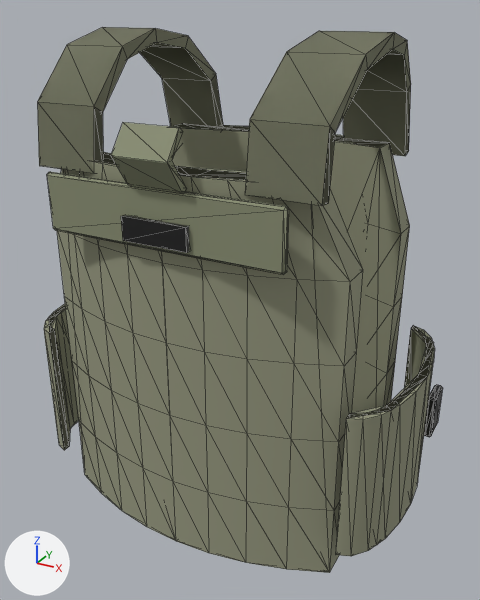
The glTF model assets/models/items/vest.glb, before and after one commit.
The view is the same before and after, from a 50 mm camera at (0.295, -0.516, 0.245) aimed at (0.011, 0.0, -0.012). The axes (+X, +Y, +Z) are drawn at lower left. The lights are the same throughout. The picture after the commit comes second. Mesh edges are drawn as thin lines. Vertices at exactly the same position are counted once.

Script lines for the objects in view, before the commit:
```python
me_vest = bpy.data.meshes.new('vest')
me_vest.from_pydata(...)  # 516 vertices, 964 faces; spans x -0.196..0.196, y -0.148..0.115, z -0.31..0.148
# faces by material slot: [696, 156, 112]
me_vest.materials.append(mat_canvas)  # yellow #95977e
me_vest.materials.append(mat_olive)  # greyish green #898e73
me_vest.materials.append(mat_black)  # black #2c2c2c
me_vest_lod1 = bpy.data.meshes.new('vest_lod1')
me_vest_lod1.from_pydata(...)  # 120 vertices, 216 faces; spans x -0.194..0.194, y -0.125..0.104, z -0.31..0.148
me_vest_lod1.materials.append(mat_canvas)  # yellow #95977e
ob_vest = bpy.data.objects.new('vest', me_vest)
ob_vest.location = (0.0, 0.017, 0.081)
ob_vest_lod1 = bpy.data.objects.new('vest_lod1', me_vest_lod1)
ob_vest_lod1.location = (0.0, 0.017, 0.081)
```
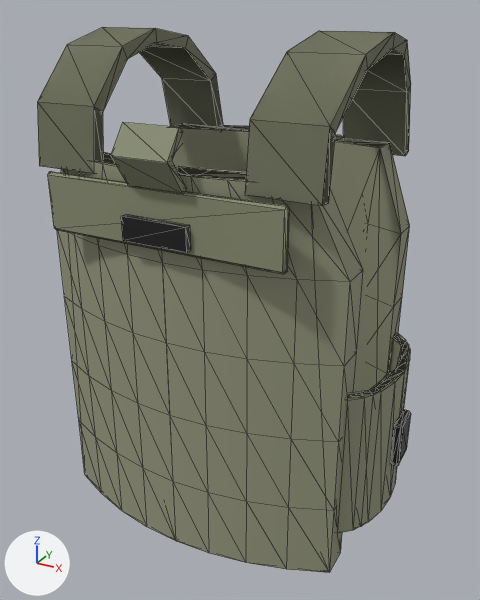
Diff of the bpy script that builds the scene:
```diff
--- a/assets/models/items/vest.glb.py
+++ b/assets/models/items/vest.glb.py
@@ me_vest @@
 # used by ob_vest; location = (0.0, 0.017, 0.081)
-me_vest.from_pydata(...)  # 516 vertices, 964 faces; spans x -0.196..0.196, y -0.148..0.115, z -0.31..0.148
+me_vest.from_pydata(...)  # 516 vertices, 964 faces; spans x -0.181..0.181, y -0.148..0.115, z -0.31..0.148
+# me_vest part 1: the loose piece of 44 vertices spanning x -0.194..-0.155, y -0.106..0.085, z -0.27..-0.13 is scaled about its middle by (1, 0.767, 1), then moved by (0.02, 0.0, 0.0)
+# me_vest part 2: the loose piece of 44 vertices spanning x 0.155..0.194, y -0.106..0.085, z -0.27..-0.13 is scaled about its middle by (1, 0.767, 1), then moved by (-0.02, 0.0, 0.0)
+# me_vest part 3: the loose piece of 24 vertices spanning x 0.188..0.196, y 0.034..0.064, z -0.222..-0.177 is moved by (-0.015, -0.06, 0.0)
+# other edits to the shape of me_vest do not show in these pictures
 me_vest.materials.append(mat_canvas)
@@ me_vest_lod1 @@
 # used by ob_vest_lod1; location = (0.0, 0.017, 0.081)
-me_vest_lod1.from_pydata(...)  # 120 vertices, 216 faces; spans x -0.194..0.194, y -0.125..0.104, z -0.31..0.148
+me_vest_lod1.from_pydata(...)  # 120 vertices, 216 faces; spans x -0.174..0.174, y -0.125..0.104, z -0.31..0.148
+# me_vest_lod1 part 4: the loose piece of 20 vertices spanning x -0.194..-0.155, y -0.106..0.085, z -0.27..-0.13 is scaled about its middle by (1, 0.767, 1), then moved by (0.02, 0.0, 0.0)
+# me_vest_lod1 part 5: the loose piece of 20 vertices spanning x 0.155..0.194, y -0.106..0.085, z -0.27..-0.13 is scaled about its middle by (1, 0.767, 1), then moved by (-0.02, 0.0, 0.0)
 me_vest_lod1.materials.append(mat_canvas)
```

Changed parts and their boxes (x1, y1, x2, y2) in the pictures (480 x 600 px; the box of a moved part takes in the faces that stretch with it):
'vest', reshaped (8% narrower)
    before: (37, 27, 443, 573)
    after: (37, 27, 411, 573)
'vest_lod1', reshaped (11% narrower)
    before: (49, 124, 434, 553)
    after: (68, 124, 409, 553)
part 1 of me_vest, moved or reshaped (not visible afterwards)
    before: (44, 304, 71, 450)
part 2 of me_vest, moved or reshaped
    before: (336, 325, 435, 556)
    after: (335, 333, 410, 533)
part 3 of me_vest, moved or reshaped
    before: (424, 385, 443, 437)
    after: (390, 410, 411, 466)
part 4 of me_vest_lod1, moved or reshaped (not visible afterwards)
    before: (49, 306, 79, 444)
part 5 of me_vest_lod1, moved or reshaped
    before: (347, 326, 434, 546)
    after: (348, 335, 409, 527)
